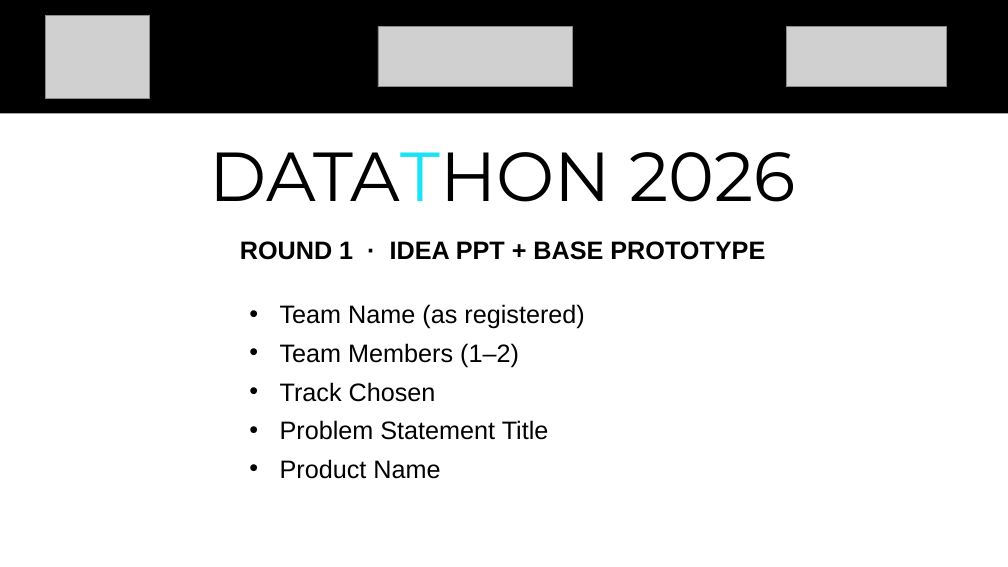
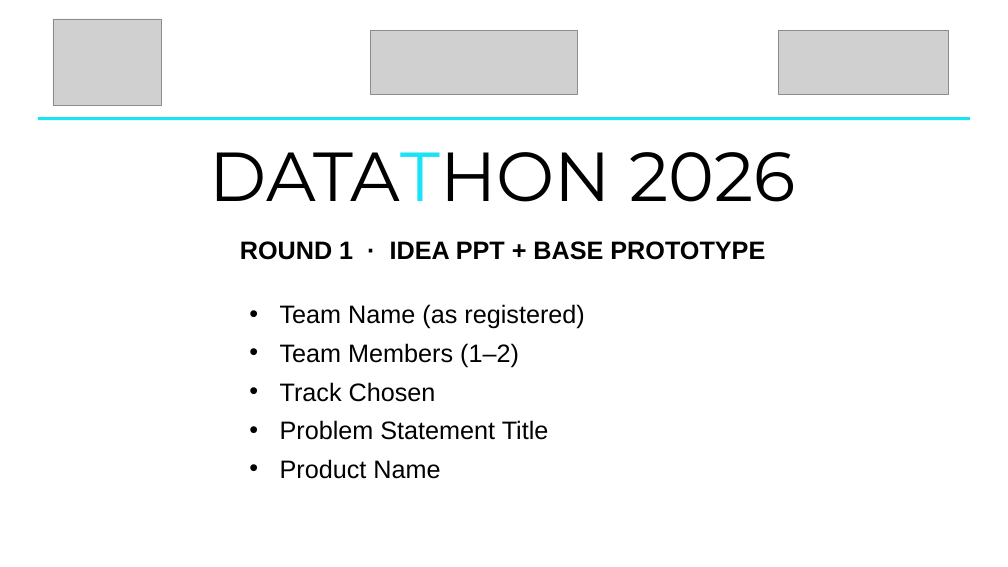
Before and after one commit to Nathan-Jamesss/DATATHON, a slide deck: slide 1 of site/downloads/DATATHON-Round1-Idea-PPT-Template.pptx. Drawn at 1008x567 pixels with LibreOffice and Linux fonts; fonts in the diff are those of the drawing; grey boxes stand for pictures. Boxes give left, top, right and bottom in pixels: in the first picture for what was removed or moved away, otherwise in the second. Text is boxed around its words. In the diff, an @@ line names an element or a change of style, - is before the commit and + after.

```diff
--- a/site/downloads/DATATHON-Round1-Idea-PPT-Template.pptx
+++ b/site/downloads/DATATHON-Round1-Idea-PPT-Template.pptx
@@ picture: place and size @@
-picture at (45, 15, 150, 98)
+picture at (53, 19, 162, 106)
@@ picture: place and size @@
-picture at (378, 26, 572, 87)
+picture at (371, 30, 577, 95)
@@ picture: place and size @@
-picture at (786, 26, 946, 87)
+picture at (779, 30, 949, 95)
@@ rectangle: place and size @@
-rectangle at (0, 0, 1008, 113)
+rectangle at (38, 117, 970, 120)
@@ rectangle at (38, 117, 970, 120): fill #000000 to #19E3F5 @@
```
Also in this commit, not shown: 7 other slides changed, 1 slide removed, 12 other files.
